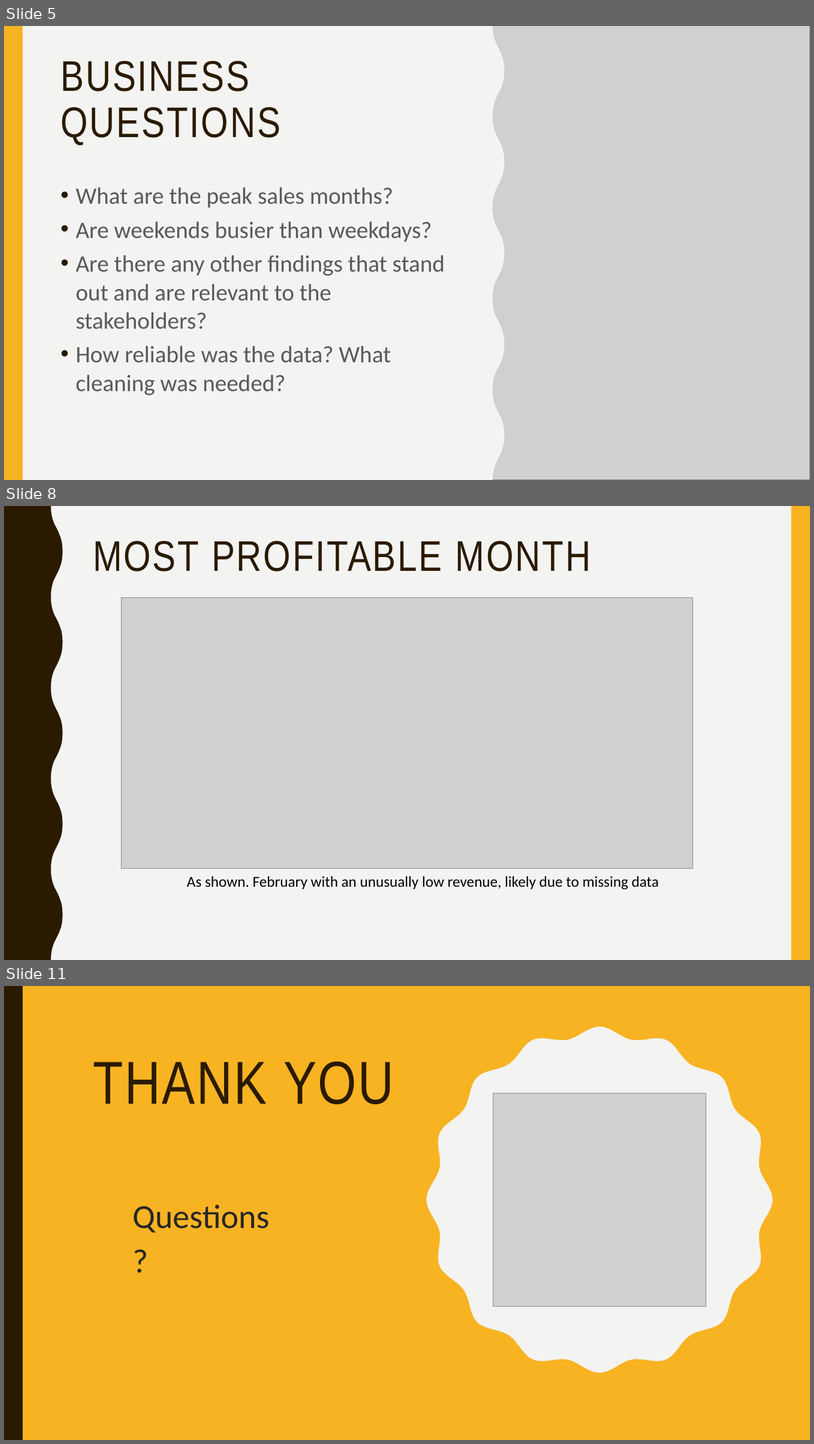
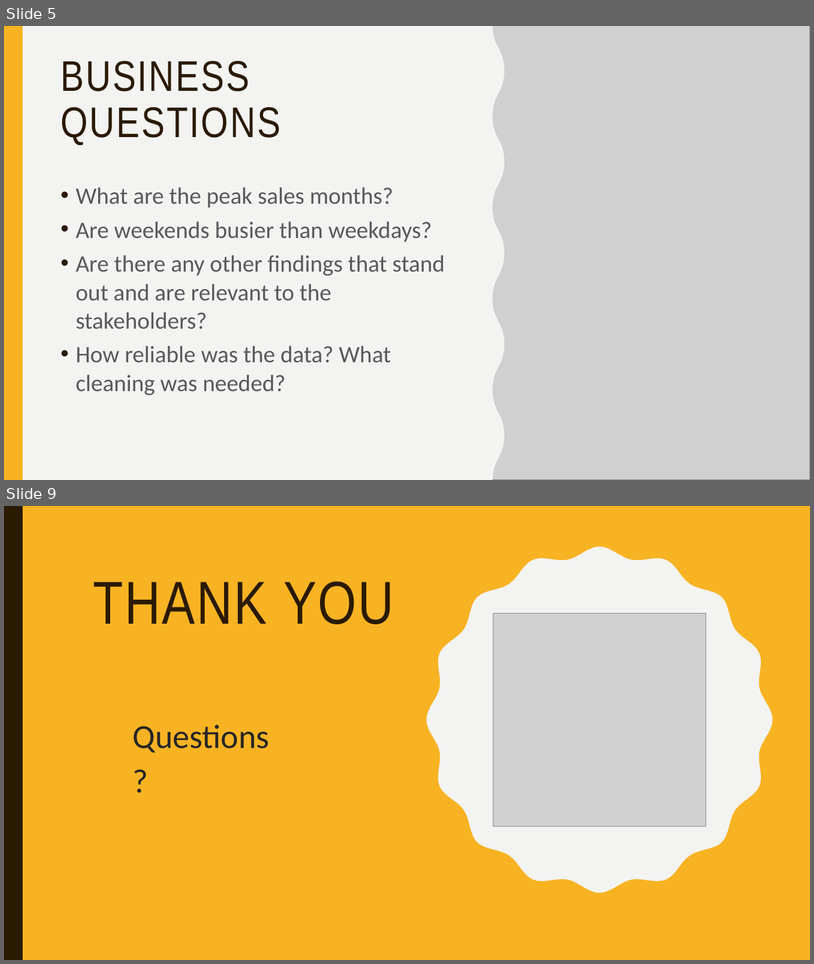
Before and after one commit to ro-the-creator/M1-Project--Cafe-Sales, a slide deck: Slides/m1-presentation.pptx. Shown one above the other, each under a label of ours: slides 5, 8 and 11 before the commit, slides 5 and 9 after it; the slides between them are not shown. The pictures are 814x1444 and 814x964 pixels, drawn with LibreOffice and Linux fonts; fonts in the diff are those of the drawing; grey boxes stand for pictures. Boxes give left, top, right and bottom in pixels: in the first picture for what was removed or moved away, otherwise in the second. Text is boxed around its words. In the diff, an @@ line names an element or a change of style, - is before the commit and + after.

```diff
--- a/Slides/m1-presentation.pptx
+++ b/Slides/m1-presentation.pptx
@@ slide 8 removed at (4,506,810,960), background #F3F3F2; not listed: 2 template elements that a slide beside it also shows @@
@@ title removed at (93,541,591,571) @@
-MOST PROFITABLE MONTH
@@ picture removed at (122,597,693,868) @@
@@ text removed at (187,876,659,889) @@
-As shown. February with an unusually low revenue, likely due to missing data
@@ what was slide 11 is now slide 9 @@
```
Also in this commit, not shown: 3 slides changed, 2 slides added, 3 other slides removed.
